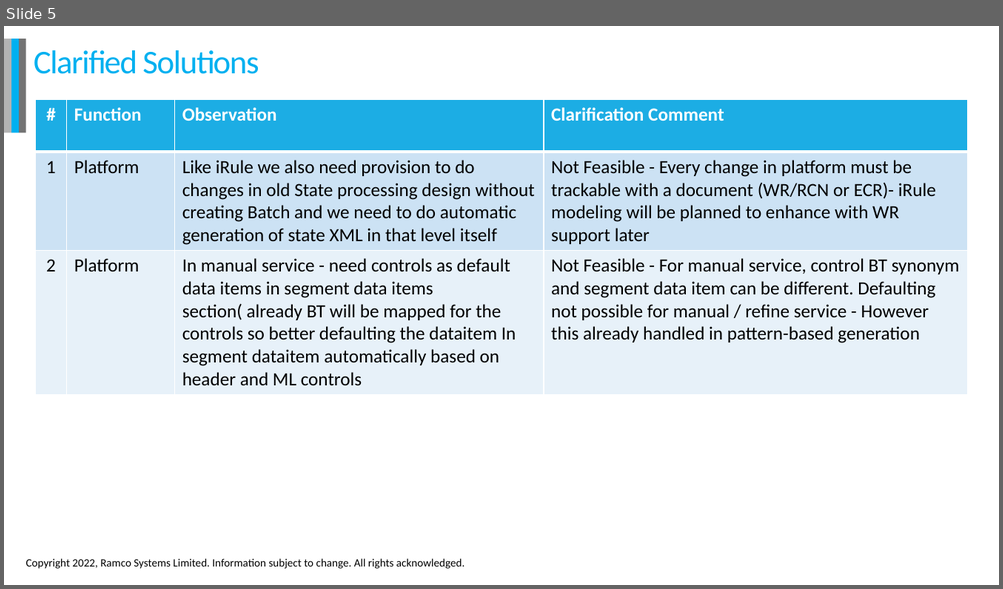
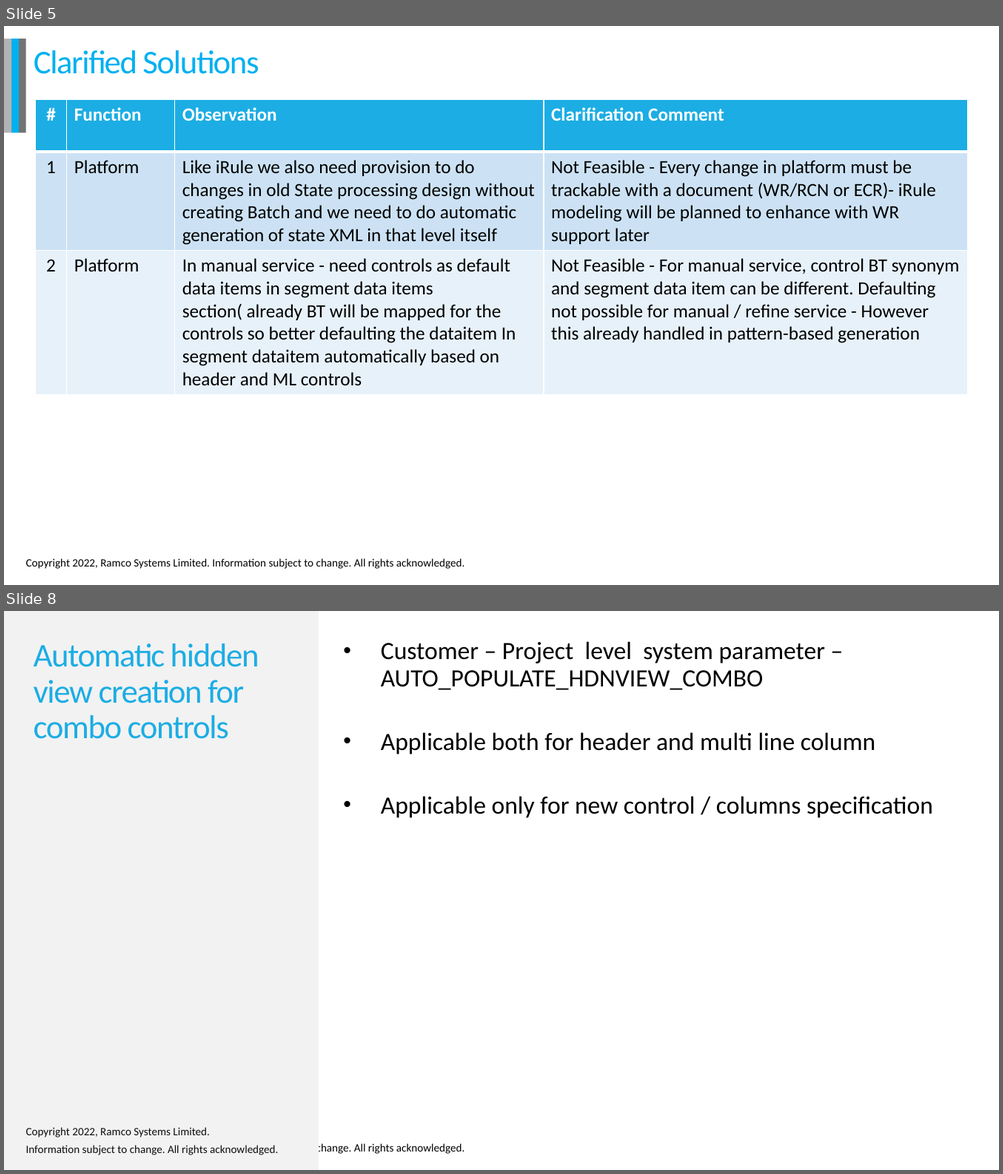
Before and after one commit to jeyalatha/SystemBackup, a slide deck: HRP Developer Productivity.pptx. Shown one above the other, each under a label of ours: slide 5 before the commit, slides 5 and 8 after it; the slides between them are not shown. The pictures are 1003x589 and 1003x1174 pixels, drawn with LibreOffice and Linux fonts; fonts in the diff are those of the drawing; background and template pictures are left out. Boxes give left, top, right and bottom in pixels: in the first picture for what was removed or moved away, otherwise in the second. Text is boxed around its words. In the diff, an @@ line names an element or a change of style, - is before the commit and + after.

```diff
--- a/HRP Developer Productivity.pptx
+++ b/HRP Developer Productivity.pptx
@@ slide 8 added at [4, 611, 999, 1170], background #FFFFFF; not listed: 1 template element that a slide beside it also shows @@
@@ rectangle added at [4, 611, 318, 1170], fill #F2F2F2 @@
@@ title added at [34, 644, 259, 739], 32 pt, text #1CADE4 @@
+Automatic hidden view creation for combo controls
@@ text added at [381, 641, 933, 818], 24 pt, text #000000 @@
+• Customer – Project level system parameter – AUTO_POPULATE_HDNVIEW_COMBO
+• Applicable both for header and multi line column
+• Applicable only for new control / columns specification
@@ text added at [26, 1128, 278, 1156], 10.8 pt, text #0D0D0D @@
+Copyright 2022, Ramco Systems Limited.
+Information subject to change. All rights acknowledged.
```
Also in this commit, not shown: 2 slides changed, 8 other slides added, 17 other files.
